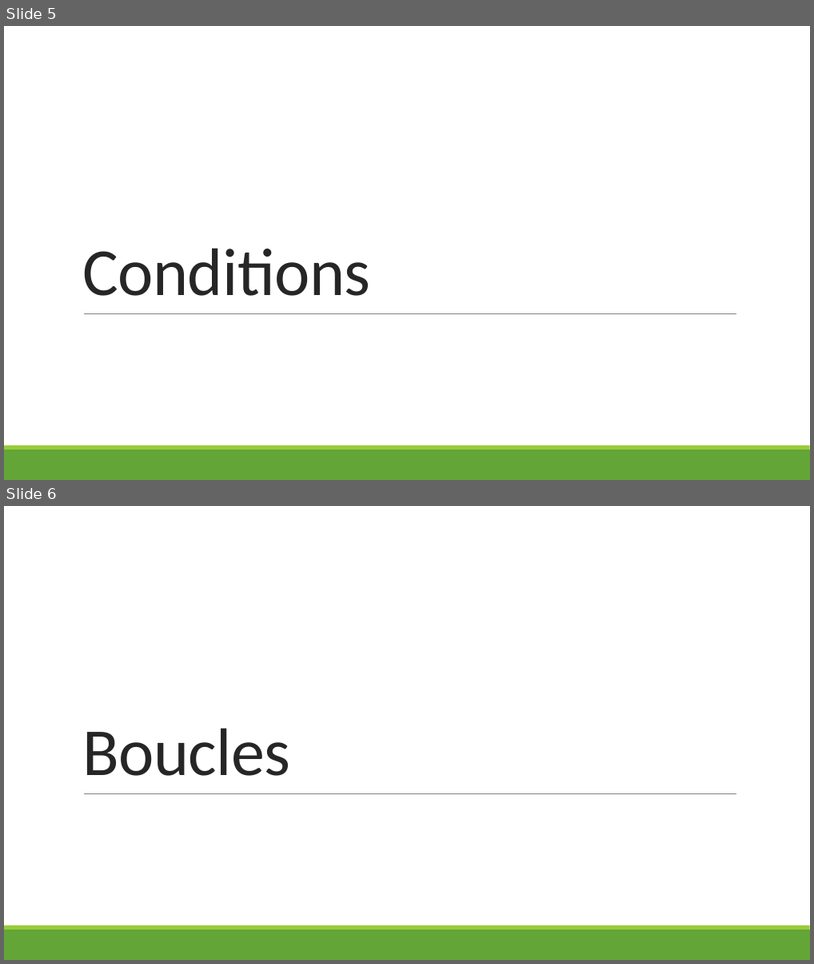
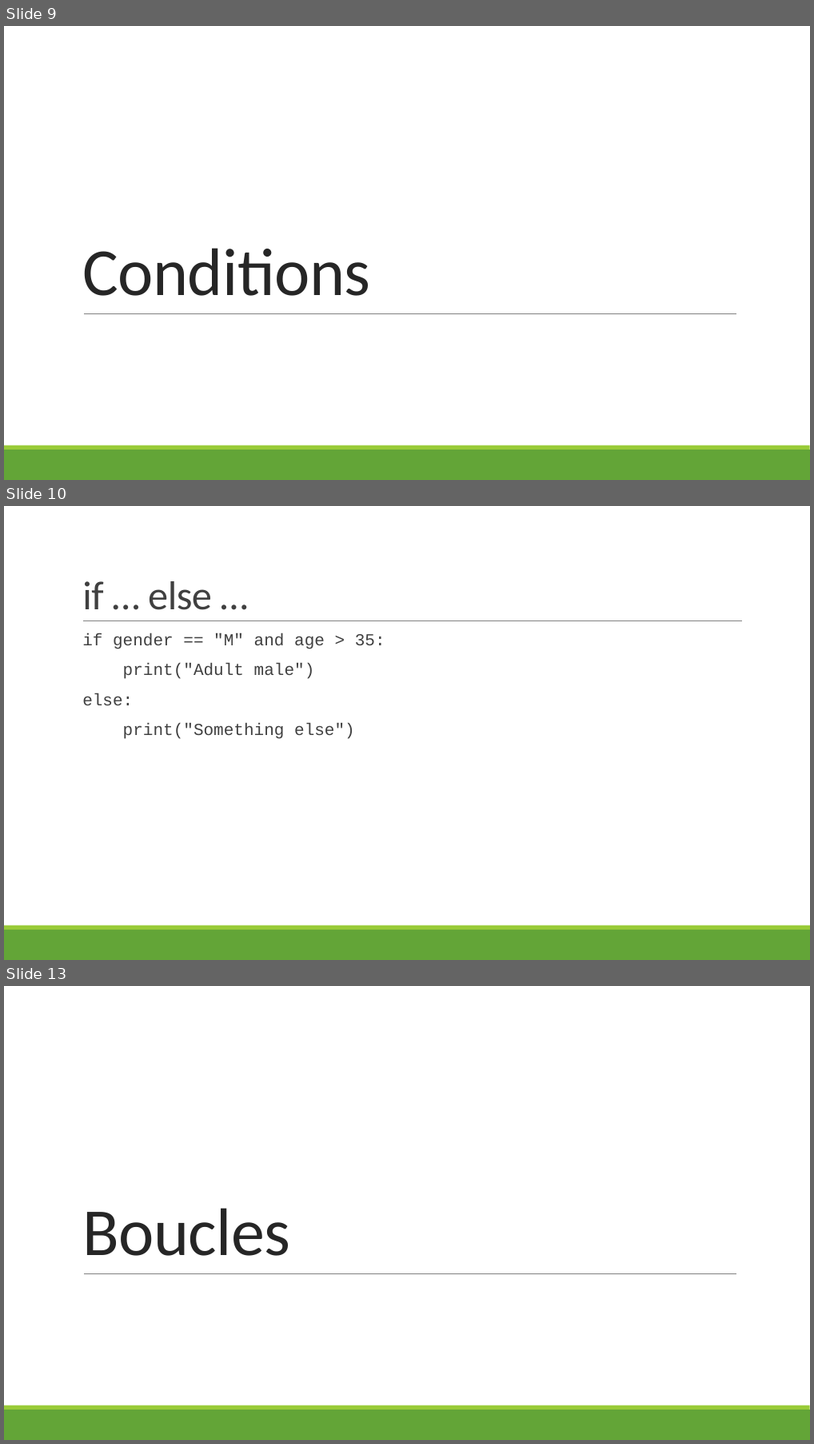
Before and after one commit to hermes-python-201910/courseware, a slide deck: slides.pptx. Shown one above the other, each under a label of ours: slides 5 and 6 before the commit, slides 9, 10 and 13 after it; the slides between them are not shown. The pictures are 814x964 and 814x1444 pixels, drawn with LibreOffice and Linux fonts; fonts in the diff are those of the drawing. Boxes give left, top, right and bottom in pixels: in the first picture for what was removed or moved away, otherwise in the second. Text is boxed around its words. In the diff, an @@ line names an element or a change of style, - is before the commit and + after.

```diff
--- a/slides.pptx
+++ b/slides.pptx
@@ slide 10 added at box(4, 506, 810, 960), background #FFFFFF; not listed: 2 template elements that a slide beside it also shows @@
@@ title added at box(82, 581, 212, 610), 48 pt, text #404040 @@
+if … else …
@@ line added from (83, 621) to (742, 621), #808080 0.5 pt @@
@@ text added at box(82, 633, 386, 739), 20 pt, text #404040 @@
+  if gender == "M" and age > 35:
+  print("Adult male")
+  else:
+  print("Something else")
@@ what was slide 5 is now slide 9 @@
@@ what was slide 6 is now slide 13 @@
```
Also in this commit, not shown: 21 other slides added, 4 slides removed.
